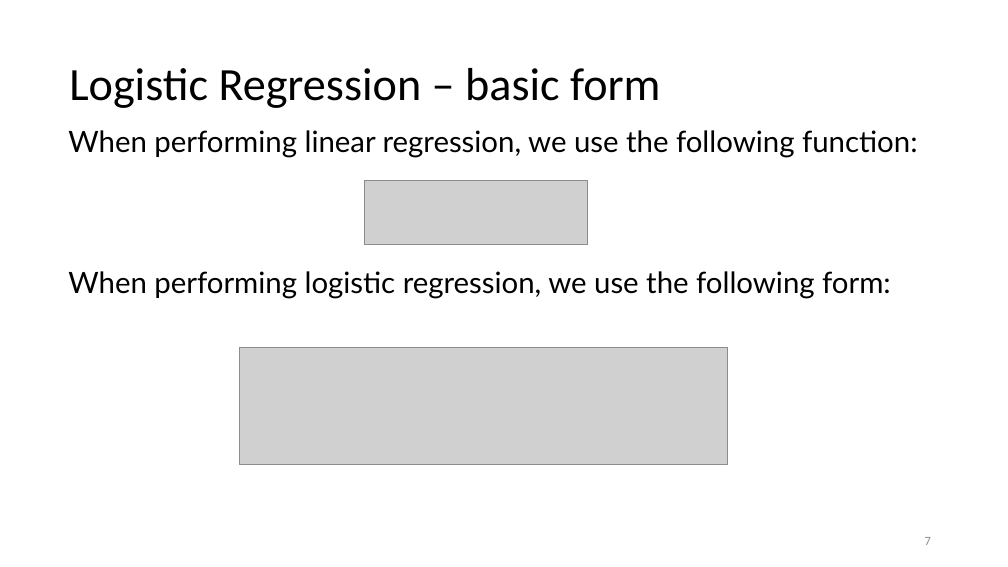
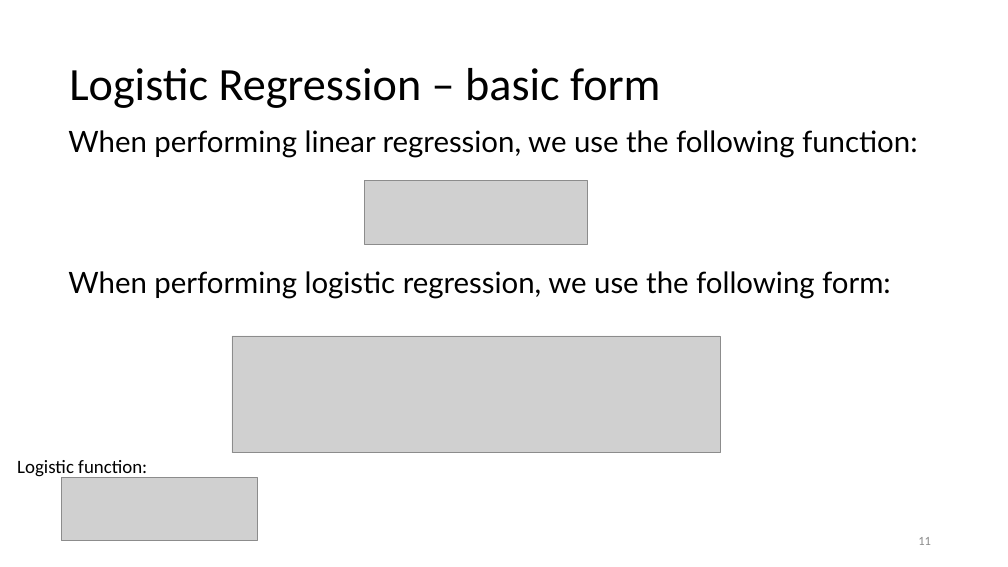
Before and after one commit to jayurbain/DataScienceIntro, a slide deck: slide 11 of slides/09_logistic_regression_classification.pptx (slide 7 before the commit). Drawn at 1008x567 pixels with LibreOffice and Linux fonts; fonts in the diff are those of the drawing; grey boxes stand for pictures. Boxes give left, top, right and bottom in pixels: in the first picture for what was removed or moved away, otherwise in the second. Text is boxed around its words. In the diff, an @@ line names an element or a change of style, - is before the commit and + after.

```diff
--- a/slides/09_logistic_regression_classification.pptx
+++ b/slides/09_logistic_regression_classification.pptx
@@ picture: place and size @@
-picture at [239,348,727,465]
+picture at [232,336,721,453]
@@ text added at [17,460,147,478], 18 pt, text #000000 @@
+Logistic function:
@@ picture added at [61,477,258,541] @@
@@ page number at [918,537,931,545]: text changed @@
-7
+11
```
Also in this commit, not shown: 8 other slides changed, 11 slides added, 2 other files.
